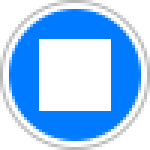
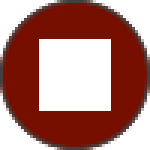
The second 150×150 image is a revision of the first. Changes to its layers:
painted on "Border" over [0, 0, 150, 150]
painted on "Background" over [0, 0, 150, 150]
